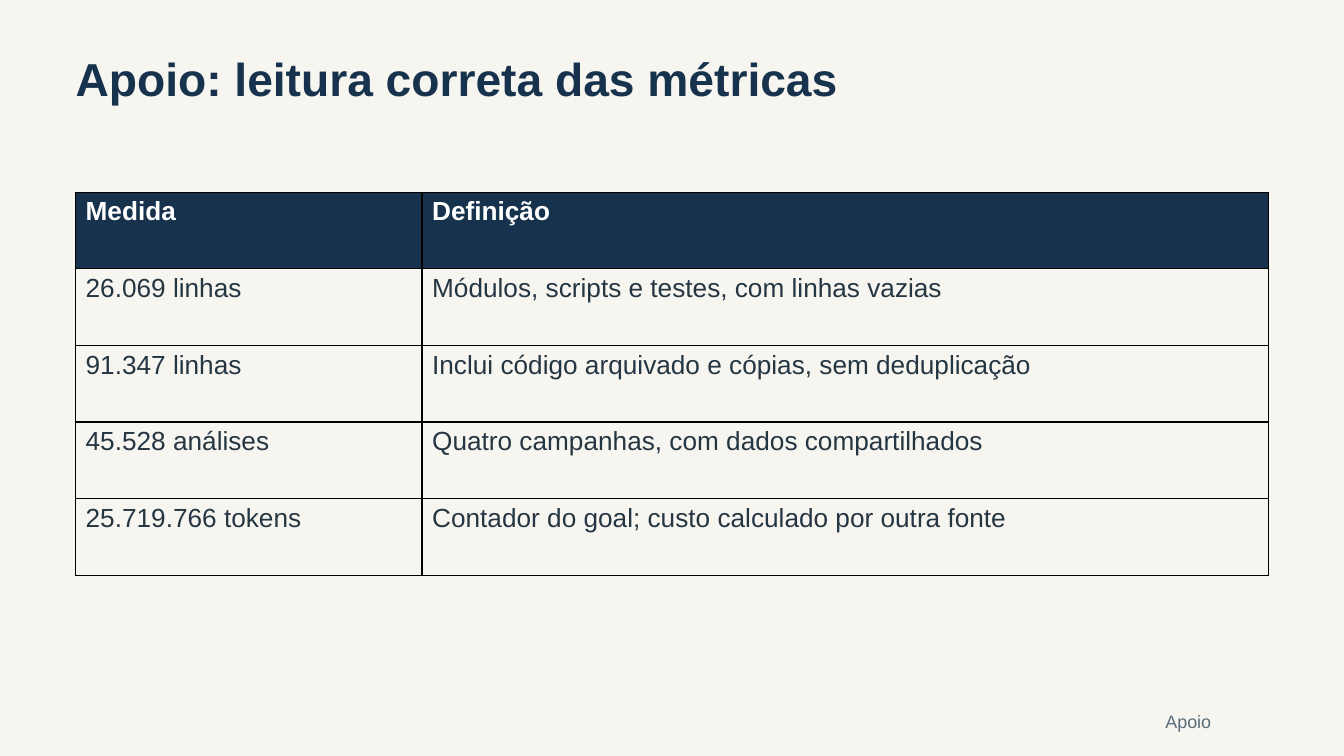
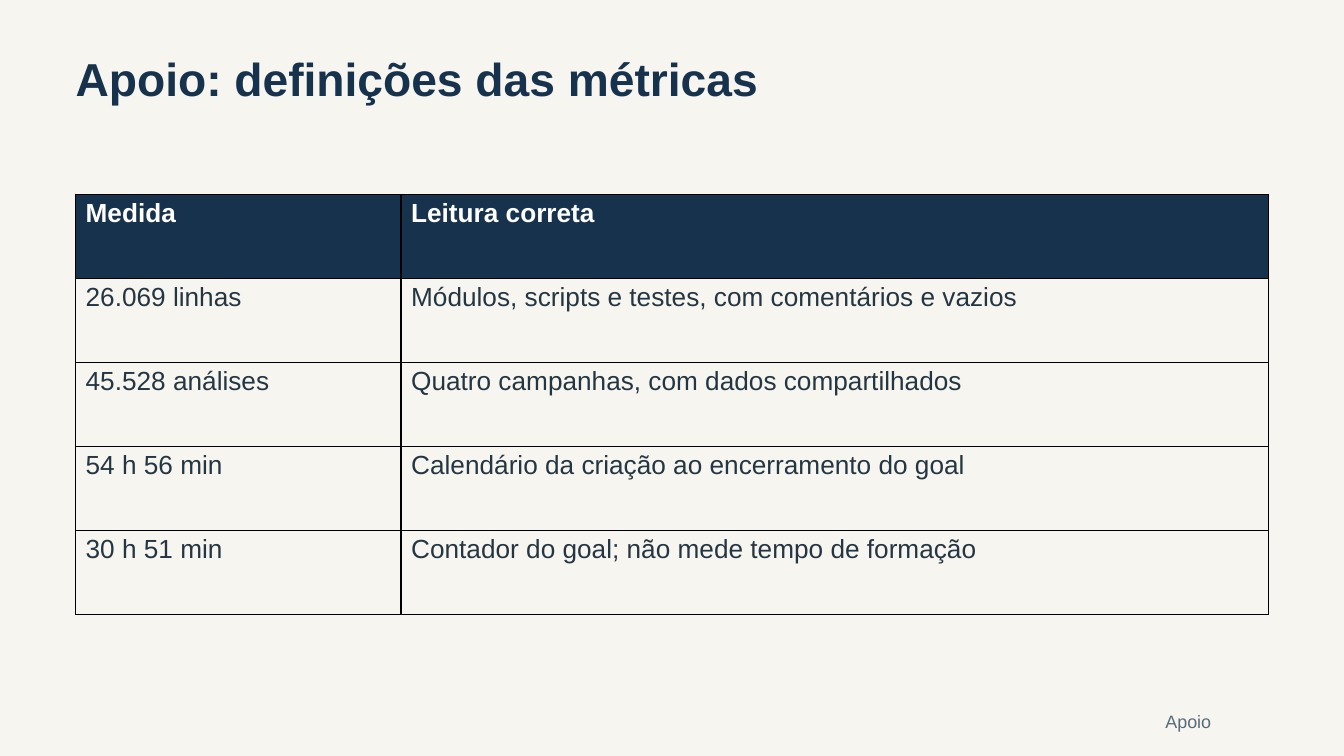
Before and after one commit to flavioluiz/TGdoWayne, a slide deck: slide 16 of presentations/experimento/experimento_codex.pptx (slide 22 before the commit). Drawn at 1344x756 pixels with LibreOffice and Linux fonts; fonts in the diff are those of the drawing. Boxes give left, top, right and bottom in pixels: in the first picture for what was removed or moved away, otherwise in the second. Text is boxed around its words. In the diff, an @@ line names an element or a change of style, - is before the commit and + after.

```diff
--- a/presentations/experimento/experimento_codex.pptx
+++ b/presentations/experimento/experimento_codex.pptx
@@ text at <box>76,62,758,106</box>: text changed @@
-Apoio: leitura correta das métricas
+Apoio: definições das métricas
@@ table at <box>76,195,1268,615</box> @@
-row 1: Medida | Definição
-row 2: 26.069 linhas | Módulos, scripts e testes, com linhas vazias
-row 3: 91.347 linhas | Inclui código arquivado e cópias, sem deduplicação
+row 1: Medida | Leitura correta
+row 2: 26.069 linhas | Módulos, scripts e testes, com comentários e vazios
-row 5: 25.719.766 tokens | Contador do goal; custo calculado por outra fonte
+row 4: 54 h 56 min | Calendário da criação ao encerramento do goal
+row 5: 30 h 51 min | Contador do goal; não mede tempo de formação
```
Also in this commit, not shown: 1 other slide changed, 16 slides added, 21 slides removed, 10 other files.
